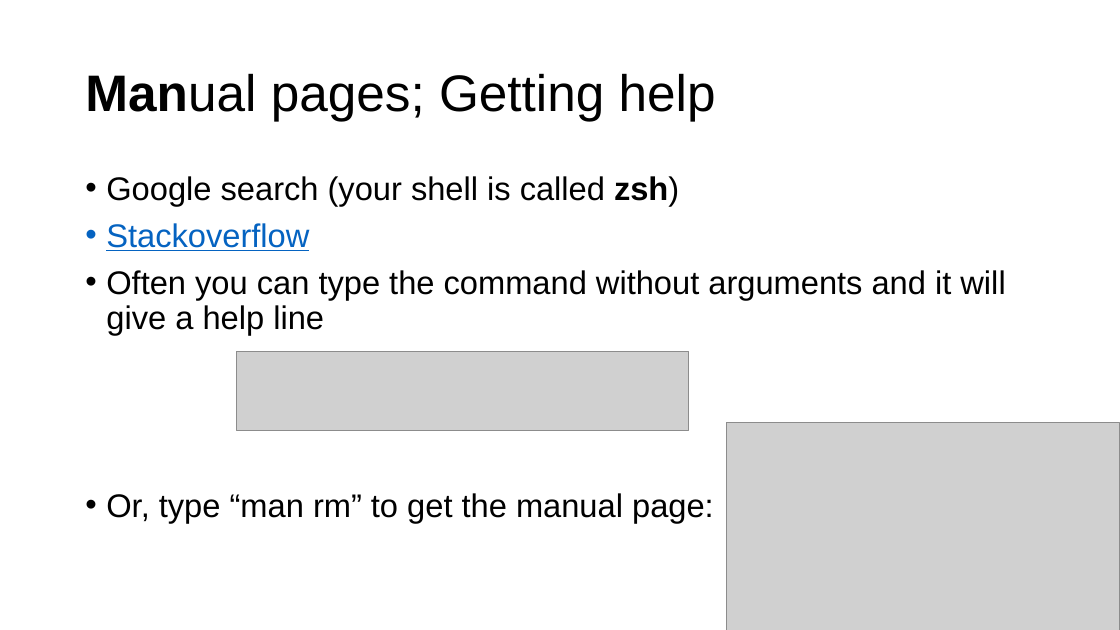
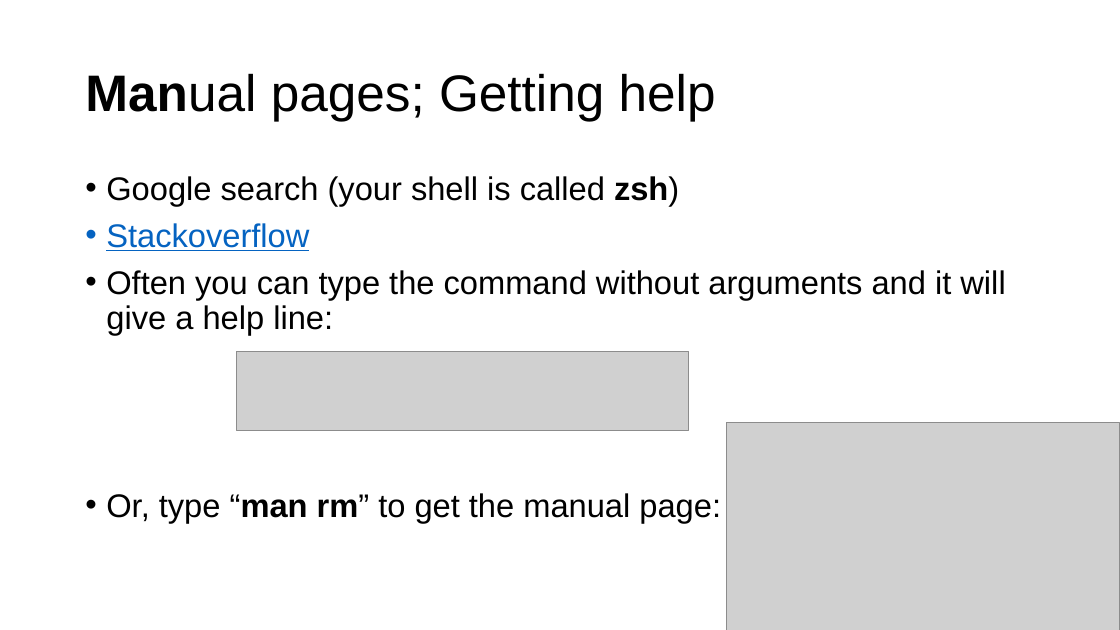
Before and after one commit to parrt/msds501, a slide deck: slide 16 of slides/terminal.pptx. Drawn at 1120x630 pixels with LibreOffice and Linux fonts; fonts in the diff are those of the drawing; grey boxes stand for pictures; background and template pictures are left out. Boxes give left, top, right and bottom in pixels: in the first picture for what was removed or moved away, otherwise in the second. Text is boxed around its words. In the diff, an @@ line names an element or a change of style, - is before the commit and + after.

```diff
--- a/slides/terminal.pptx
+++ b/slides/terminal.pptx
@@ text at (106,270,1005,335): text changed @@
-• Often you can type the command without arguments and it will give a help line
+• Often you can type the command without arguments and it will give a help line:
@@ text at (106,493,721,523): bold on in "“man rm”" @@
```
Also in this commit, not shown: 7 other slides changed, 4 other files.
